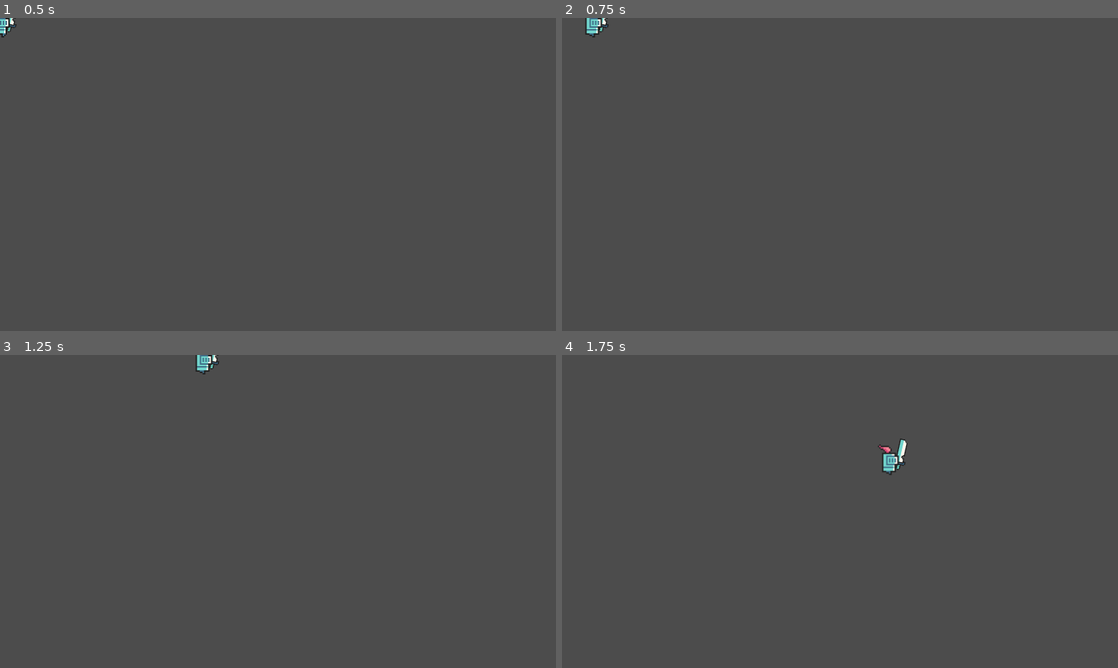
Above: before the commit, frames 1-4 (two rows, left to right).
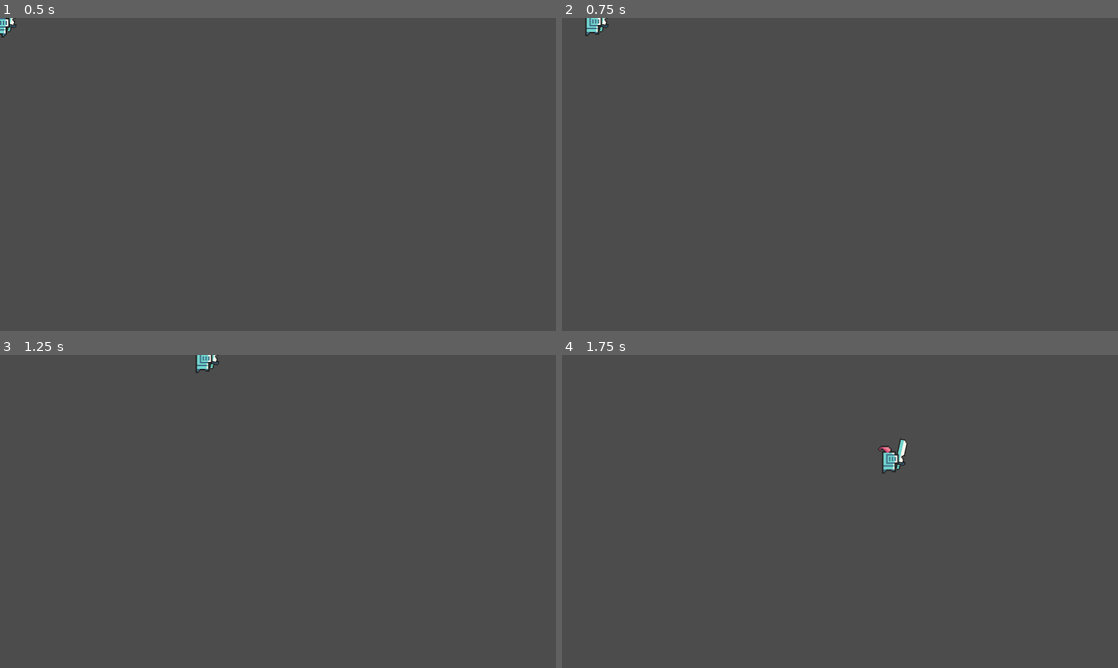
Above: after the commit, the same moments.

Repository: guillermo-st/roguelike-tdl
Game: Godot game, scene res://scenes/player/Player.tscn
The game is run twice, just before and just after one commit, with the same random seed, the same clock (stepped at 60 frames per second) and the same inputs.
Inputs (mouse positions are in pixels of both pictures, inside the frame that each line leads up to):
- Up to frame 1 (0.5 s): no input
- Up to frame 2 (0.75 s): move the mouse to (962, 158) at 0.52 s; hold Right (ui_right) from 0.53 s (still down); click (962, 158) at 0.6 s
- Up to frame 3 (1.25 s): keep holding Right (ui_right)
- Up to frame 4 (1.75 s): move the mouse to (728, 527) at 1.27 s; release Right (ui_right) at 1.28 s; hold Down (ui_down) from 1.28 s (still down); click (728, 527) at 1.35 s

Frame 1 is identical in both runs. In frame 2, less than 0.1% of the frame differs, in the area x 4-8%, y 0-7%; in frame 3, less than 0.1%; in frame 4, 0.1%, in the area x 56-61%, y 28-39%.

Commit message:
added atack animation and resized player colider

Diff:
--- a/scenes/player/Player.gd
+++ b/scenes/player/Player.gd
@@ -3,6 +3,7 @@
 export var max_speed = 500
 export var acceleration = 2000
 var motion = Vector2.ZERO
+var is_attacking = false
 
 # Called when the node enters the scene tree for the first time.
 func _ready():
@@ -15,11 +16,13 @@
 
 func _physics_process(delta):
 	var axis = get_input_axis()
-	if axis == Vector2.ZERO:
+
+	if axis == Vector2.ZERO && !self.is_attacking:
 		$AnimatedSprite.play("idle")
 		apply_friction(acceleration * delta)
 	else:
-		$AnimatedSprite.play("run")
+		if !self.is_attacking:
+			$AnimatedSprite.play("run")
 		if axis.x < 0 and $Weapon.position.x > 0:
 			$AnimatedSprite.flip_h = true
 			$Weapon.flip_horizontally()
@@ -47,3 +50,15 @@
 func apply_movement(acceleration):
 	motion += acceleration
 	motion = motion.clamped(max_speed)
+
+
+
+
+func _on_Weapon_hit_attempt_started():
+	self.is_attacking = true
+	$AnimatedSprite.play("hit")
+
+
+
+func _on_Weapon_hit_attempt_ended():
+	self.is_attacking = false
--- a/scenes/player/Player.tscn
+++ b/scenes/player/Player.tscn
@@ -10,9 +10,15 @@
 [ext_resource path="res://scenes/player/playerAssets/idle/knight_f_idle_anim_f3.png" type="Texture" id=8]
 [ext_resource path="res://scenes/player/playerAssets/idle/knight_f_idle_anim_f2.png" type="Texture" id=9]
 [ext_resource path="res://scenes/player/weapon/Weapon.tscn" type="PackedScene" id=10]
+[ext_resource path="res://scenes/player/playerAssets/hit/knight_f_hit_anim_f0.png" type="Texture" id=11]
 
 [sub_resource type="SpriteFrames" id=1]
 animations = [ {
+"frames": [ ExtResource( 11 ) ],
+"loop": false,
+"name": "hit",
+"speed": 5.0
+}, {
 "frames": [ ExtResource( 6 ), ExtResource( 7 ), ExtResource( 9 ), ExtResource( 8 ) ],
 "loop": true,
 "name": "idle",
@@ -25,8 +31,8 @@
 } ]
 
 [sub_resource type="CapsuleShape2D" id=2]
-radius = 4.0
-height = 6.0
+radius = 16.0
+height = 26.0
 
 [node name="Player" type="KinematicBody2D"]
 script = ExtResource( 5 )
@@ -44,5 +50,8 @@
 animation = "idle"
 
 [node name="Collider" type="CollisionShape2D" parent="."]
-position = Vector2( 0, 4 )
+position = Vector2( 0, 22 )
 shape = SubResource( 2 )
+
+[connection signal="hit_attempt_ended" from="Weapon" to="." method="_on_Weapon_hit_attempt_ended"]
+[connection signal="hit_attempt_started" from="Weapon" to="." method="_on_Weapon_hit_attempt_started"]
--- a/scenes/player/PlayerTest.tscn
+++ /dev/null
@@ -1,21 +0,0 @@
-[gd_scene load_steps=4 format=2]
-
-[ext_resource path="res://scenes/player/Player.tscn" type="PackedScene" id=1]
-[ext_resource path="res://icon.png" type="Texture" id=2]
-
-[sub_resource type="CircleShape2D" id=1]
-radius = 31.0644
-
-[node name="PlayerTest" type="Node2D"]
-
-[node name="Player" parent="." instance=ExtResource( 1 )]
-
-[node name="KinematicBody2D" type="KinematicBody2D" parent="."]
-position = Vector2( 162, 94 )
-
-[node name="Sprite" type="Sprite" parent="KinematicBody2D"]
-position = Vector2( -1, 0 )
-texture = ExtResource( 2 )
-
-[node name="CollisionShape2D" type="CollisionShape2D" parent="KinematicBody2D"]
-shape = SubResource( 1 )
--- a/scenes/player/weapon/Weapon.gd
+++ b/scenes/player/weapon/Weapon.gd
@@ -5,6 +5,8 @@
 var is_flipped = false
 
 signal hit
+signal hit_attempt_started
+signal hit_attempt_ended
 
 # Called when the node enters the scene tree for the first time.
 func _ready():
@@ -16,25 +18,29 @@
 	self.elpased_hit_time += delta
 
 	if self.elpased_hit_time > hit_umbral and Input.is_action_just_pressed("ui_attack"):
-		self.elpased_hit_time = 0
-		var rotation_factor = 1
-		if self.is_flipped:
-			rotation_factor = -1
-		$Pivot.rotate(0.6 * PI * rotation_factor)
+		self.behave_when_hitting()
 
-		var timer = Timer.new()
-		timer.set_wait_time(0.1)
-		timer.set_one_shot(true)
+func behave_when_hitting():
+	self.elpased_hit_time = 0
+	var rotation_factor = 1
+	if self.is_flipped:
+		rotation_factor = -1
+	emit_signal("hit_attempt_started")
+	$Pivot.rotate(0.6 * PI * rotation_factor)
 
-		self.add_child(timer)
-		timer.start()
-		$Area2D/CollisionShape2D.disabled = false
-		yield(timer, "timeout")
+	var timer = Timer.new()
+	timer.set_wait_time(0.1)
+	timer.set_one_shot(true)
 
-		$Area2D/CollisionShape2D.disabled = true
-		$Pivot.rotate(-0.6 * PI * rotation_factor)
+	self.add_child(timer)
+	timer.start()
+	$Area2D/CollisionShape2D.disabled = false
+	yield(timer, "timeout")
 
-		timer.queue_free()
+	$Area2D/CollisionShape2D.disabled = true
+	$Pivot.rotate(-0.6 * PI * rotation_factor)
+	timer.queue_free()
+	emit_signal("hit_attempt_ended")
 
 
 func flip_horizontally():
Not shown: 1 places in scenes/player/Player.tscn that only renumber resources
Binary file added: scenes/player/playerAssets/hit/knight_f_hit_anim_f0.png
Not shown, added: scenes/player/playerAssets/hit/knight_f_hit_anim_f0.png.import
